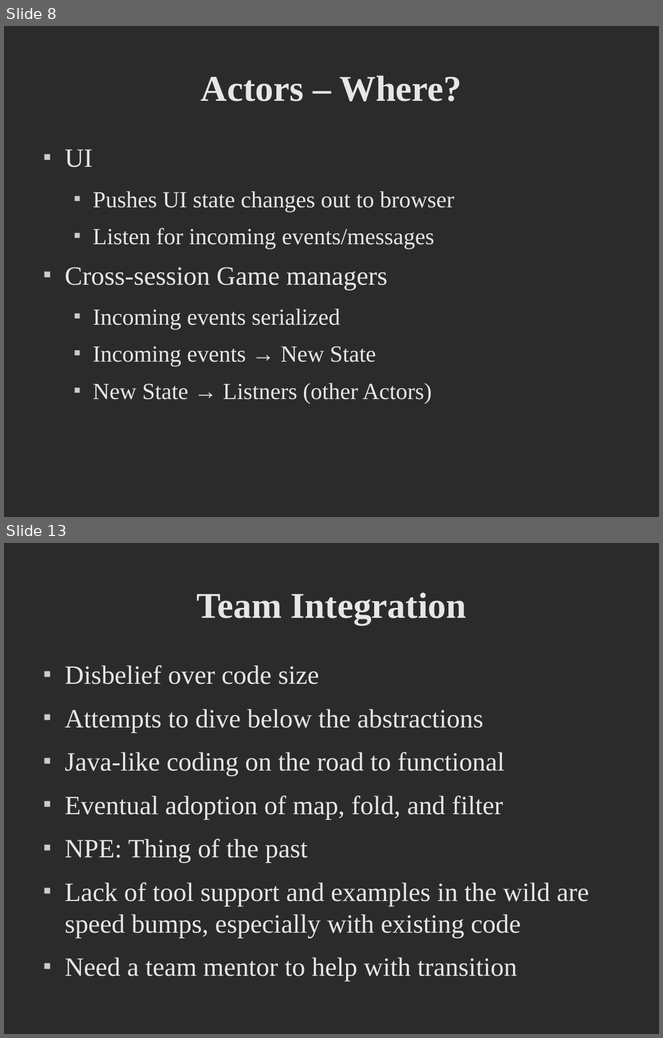
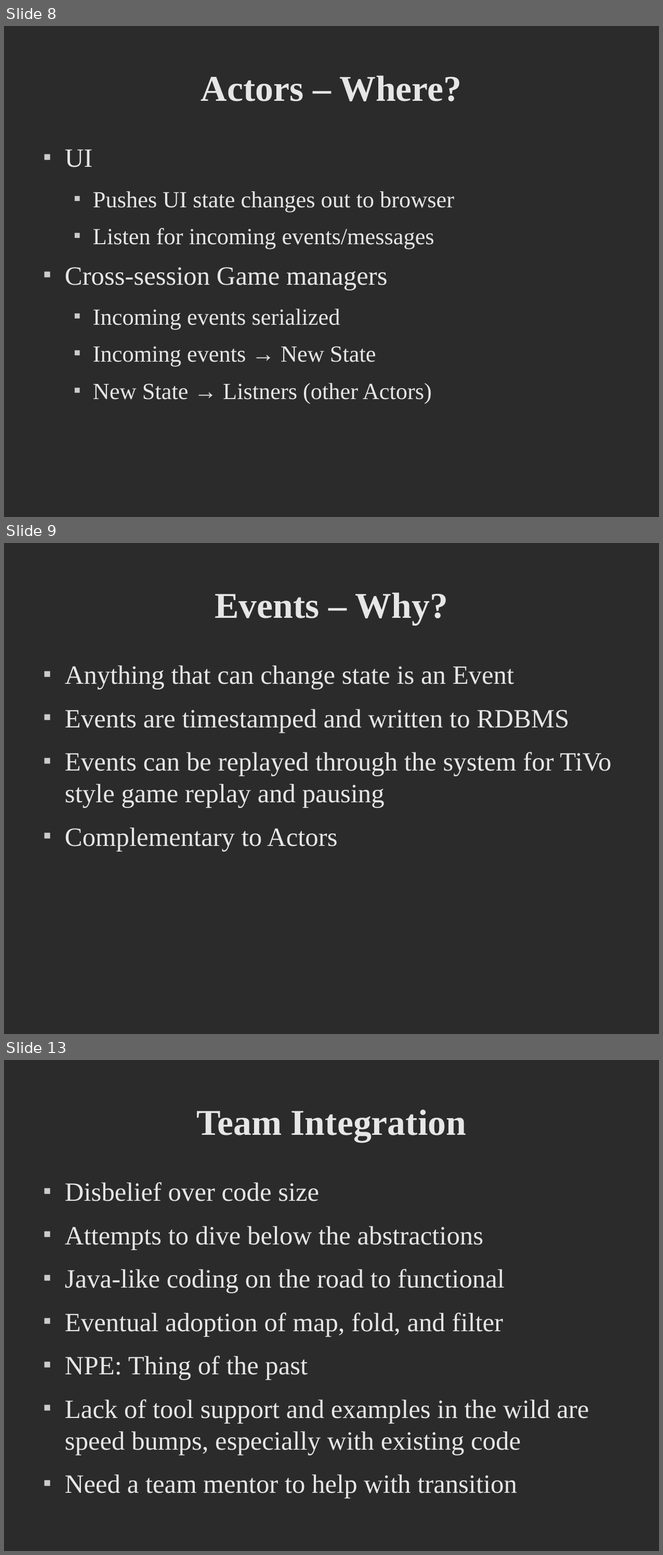
Before and after one commit to dpp/lift-samples, a slide deck: presentations/2008_dpp_CUFP/CUFP Preso.odp. Shown one above the other, each under a label of ours: slides 8 and 13 before the commit, slides 8, 9 and 13 after it; the slides between them are not shown. The pictures are 663x1038 and 663x1555 pixels, drawn with LibreOffice and Linux fonts; fonts in the diff are those of the drawing; background and template pictures are left out; a plain dark background stands for a picture behind light text. Boxes give left, top, right and bottom in pixels: in the first picture for what was removed or moved away, otherwise in the second. Text is boxed around its words. In the diff, an @@ line names an element or a change of style, - is before the commit and + after.

```diff
--- a/presentations/2008_dpp_CUFP/CUFP Preso.odp
+++ b/presentations/2008_dpp_CUFP/CUFP Preso.odp
@@ slide 9 added at <box>4,543,659,1034</box>, background picture (left out) @@
@@ title added at <box>215,592,448,625</box>, 44 pt, text #E6E6E6, bold @@
+Events – Why?
@@ text added at <box>65,665,611,851</box>, 32 pt, text #E6E6E6 @@
+■ Anything that can change state is an Event
+■ Events are timestamped and written to RDBMS
+■ Events can be replayed through the system for TiVo style game replay and pausing
+■ Complementary to Actors
```
Also in this commit, not shown: 4 slides changed, 15 other slides added, 3 slides removed.
